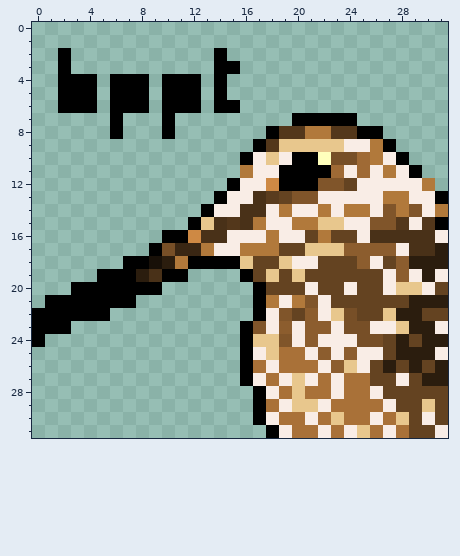
Pixel-art sprite, stored at icon/iconx4.png. Above is the file before it was changed.
The file is 128x128 pixels, drawn in blocks of 4x4; one block is one cell here. Colours within 5 levels of each other are drawn and written as one.
The result:
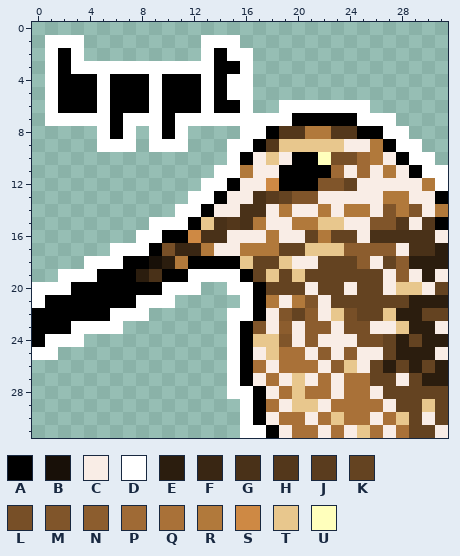
Palette (. is transparent): A #000000  B #181008  C #f9ede6  D #ffffff  E #2b1d0e  F #392613  G #493118  H #53371b  J #5a3c1e  K #644321  L #774f27  M #80552a  N #8c5d2e  P #9f6a35  Q #a97138  R #b1793b  S #ce8944  T #e8c78d  U #ffffbc
The exact change:
@@ x 0..31 @@
  0 ................................
- 1 ................................
- 2 ..A...........A.................
- 3 ..A...........AA................
- 4 ..AAA.AAA.AAA.A.................
- 5 ..AAA.AAA.AAA.A.................
- 6 ..AAA.AAA.AAA.AA................
- 7 ......A...A.........AAAAA.......
- 8 ......A...A.......AHHRRHHAA.....
- 9 .................AHTTTTTCCRA....
-10 ................ACTCAAULLPRCA...
-11 ................RCCAAAAPCPCRCA..
-12 ...............ACCSAAAMMKCCCCCR.
-13 ..............ACCGJKMMCCCCCRRCCA
-14 .............ACCGGCRCCRCRRCMRMCR
-15 ............ATGHGRCCRRTTCCMMHCHA
-16 ..........AASGGCCCRCCKRKKCGGGGGC
-17 .........ALFFRCCRRRKKTTTNNNNCGGE
-18 .......AABERAAAATKKTCCKKKNCKNEEE
-19 .....AAAEGAA....AKTKTKKKKKKCNCEC
-20 ...AAAAAAA.......AKKKCKKCKKCTTCK
-21 .AAAAAAA.........ARCRMCKKKKKKEEE
-22 AAAAAA...........ACMKNCTLKKTEEKK
-23 AAA.............AMCNCNNCLLCCTEEC
-24 A...............ATTMCNCCCLLKEKEE
-25 ................ACTQQCNCNCCKEEEC
-26 ................AQCQQQCNTCKEKEKE
-27 ................ACQCTCQCQQKKCKEE
-28 .................ACQTQQCQQCKKKKK
-29 .................AQCTTCQQQQCKKTK
-30 .................ACQQCQTQQCQTKCK
-31 ..................ACQQCQCTQCQKKC
+ 1 .DDD.........DDD................
+ 2 .DAD.........DADD...............
+ 3 .DADDDDDDDDDDDAAD...............
+ 4 .DAAADAAADAAADADD...............
+ 5 .DAAADAAADAAADADD...............
+ 6 .DAAADAAADAAADAAD..DDDDDDD......
+ 7 .DDDDDADDDADDDDDDDDDAAAAADDD....
+ 8 .....DAD.DAD....DDAHHRRHHAADD...
+ 9 .....DDD.DDD...DDAHTTTTTCCRADD..
+10 ...............DACTCAAULLPRCADD.
+11 ..............DDRCCAAAAPCPCRCADD
+12 .............DDACCSAAAMMKCCCCCRD
+13 ............DDACCGJKMMCCCCCRRCCA
+14 ...........DDACCGGCRCCRCRRCMRMCR
+15 .........DDDATGHGRCCRRTTCCMMHCHA
+16 ........DDAASGGCCCRCCKRKKCGGGGGC
+17 ......DDDALFFRCCRRRKKTTTNNNNCGGE
+18 ....DDDAABERAAAATKKTCCKKKNCKNEEE
+19 ..DDDAAAEGAADDDDAKTKTKKKKKKCNCEC
+20 DDDAAAAAAADDD..DDAKKKCKKCKKCTTCK
+21 DAAAAAAADDD.....DARCRMCKKKKKKEEE
+22 AAAAAADDD......DDACMKNCTLKKTEEKK
+23 AAADDDD........DAMCNCNNCLLCCTEEC
+24 ADDD...........DATTMCNCCCLLKEKEE
+25 DD.............DACTQQCNCNCCKEEEC
+26 ...............DAQCQQQCNTCKEKEKE
+27 ...............DACQCTCQCQQKKCKEE
+28 ...............DDACQTQQCQQCKKKKK
+29 ................DAQCTTCQQQQCKKTK
+30 ................DACQQCQTQQCQTKCK
+31 ................DDACQQCQCTQCQKKC
Pixel boxes of the changes (left, top, right, bottom) in both pictures:
added: (32, 35, 448, 438)
